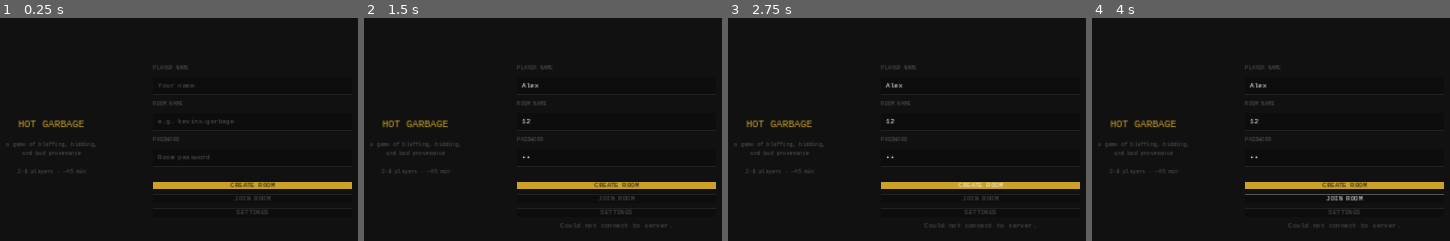
Above: before the commit, frames 1-4 (left to right).
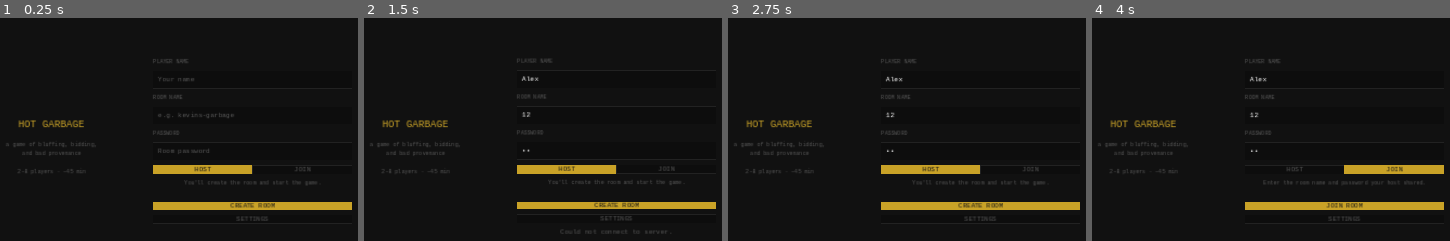
Above: after the commit, the same moments.

Repository: kevinBlum/hot-garbage
Game: Godot game, scene res://src/scenes/main_menu.tscn
Same seed, same stepped clock (60 frames per second), same inputs: the game is played once before the commit and once after it.
Inputs (mouse positions are in pixels of both pictures, inside the frame that each line leads up to):
- Up to frame 1 (0.25 s): no input
- Up to frame 2 (1.5 s): click (618, 84) at 0.52 s; type "Alex" at 0.6 s; click (618, 122) at 0.75 s; type "12" at 0.83 s; click (618, 158) at 0.98 s; type "12" at 1.07 s; click "CREATE ROOM" at 1.25 s
- Up to frame 3 (2.75 s): click (932, 169) at 2 s, where only the run after the commit has a clickable "HOST"
- Up to frame 4 (4 s): click (1346, 198) at 2.75 s, where only the run before the commit has a clickable "JOIN ROOM"; click (1392, 169) at 3.5 s, where only the run after the commit has a clickable "JOIN"

The runs differ from the first frame. In frame 1, 6.0% of the frame differs, in the area x 42-99%, y 18-92%; in frame 2, 5.6%; in frame 3, 5.7%; in frame 4, 6.1%, in the area x 42-99%, y 18-94%.

Commit message:
fix: one-packet-per-frame to survive deferred scene change; main menu HOST/JOIN mode toggle

Diff:
--- a/hot-garbage-godot/src/network/network_manager.gd
+++ b/hot-garbage-godot/src/network/network_manager.gd
@@ -34,7 +34,9 @@
 	var state := _ws.get_ready_state()
 	if state == WebSocketPeer.STATE_OPEN:
 		_process_pending()
-		while _ws.get_available_packet_count() > 0:
+		# One packet per frame so deferred scene changes (advance_scene) complete
+		# before subsequent messages (auctioneer_reveal, start_pitch) are dispatched.
+		if _ws.get_available_packet_count() > 0:
 			var raw := _ws.get_packet().get_string_from_utf8()
 			var msg = JSON.parse_string(raw)
 			if msg is Dictionary:
--- a/hot-garbage-godot/src/scenes/main_menu.gd
+++ b/hot-garbage-godot/src/scenes/main_menu.gd
@@ -6,6 +6,11 @@
 var _room_field: LineEdit
 var _password_field: LineEdit
 var _status_label: Label
+var _hint_label: Label
+var _action_btn: Button
+var _host_tab: Button
+var _join_tab: Button
+var _mode: String = "host"  # "host" or "join"
 var _dialog_open: bool = false
 
 func _ready() -> void:
@@ -90,21 +95,39 @@
 	_UITheme.style_line_edit(_password_field)
 	right.add_child(_password_field)
 
+	# Host / Join tab row
+	var tab_row := HBoxContainer.new()
+	tab_row.add_theme_constant_override("separation", 0)
+	right.add_child(tab_row)
+
+	_host_tab = Button.new()
+	_host_tab.text = "HOST"
+	_host_tab.size_flags_horizontal = Control.SIZE_EXPAND_FILL
+	_host_tab.pressed.connect(_set_mode.bind("host"))
+	_UITheme.style_button(_host_tab)
+	tab_row.add_child(_host_tab)
+
+	_join_tab = Button.new()
+	_join_tab.text = "JOIN"
+	_join_tab.size_flags_horizontal = Control.SIZE_EXPAND_FILL
+	_join_tab.pressed.connect(_set_mode.bind("join"))
+	_UITheme.style_ghost_button(_join_tab)
+	tab_row.add_child(_join_tab)
+
+	_hint_label = Label.new()
+	_hint_label.horizontal_alignment = HORIZONTAL_ALIGNMENT_CENTER
+	_hint_label.autowrap_mode = TextServer.AUTOWRAP_WORD_SMART
+	_UITheme.style_label(_hint_label, _UITheme.FS_LABEL, _UITheme.DIM)
+	right.add_child(_hint_label)
+
 	var spacer := Control.new()
 	spacer.custom_minimum_size = Vector2(0, _UITheme.GAP)
 	right.add_child(spacer)
 
-	var create_btn := Button.new()
-	create_btn.text = "CREATE ROOM"
-	create_btn.pressed.connect(_on_create_pressed)
-	_UITheme.style_button(create_btn)
-	right.add_child(create_btn)
-
-	var join_btn := Button.new()
-	join_btn.text = "JOIN ROOM"
-	join_btn.pressed.connect(_on_join_pressed)
-	_UITheme.style_ghost_button(join_btn)
-	right.add_child(join_btn)
+	_action_btn = Button.new()
+	_action_btn.pressed.connect(_on_action_pressed)
+	_UITheme.style_button(_action_btn)
+	right.add_child(_action_btn)
 
 	var settings_btn := Button.new()
 	settings_btn.text = "SETTINGS"
@@ -116,6 +139,8 @@
 	_status_label.horizontal_alignment = HORIZONTAL_ALIGNMENT_CENTER
 	_UITheme.style_label(_status_label, _UITheme.FS_BODY, _UITheme.DIM)
 	right.add_child(_status_label)
+
+	_set_mode("host")
 
 func _validate() -> bool:
 	if _name_field.text.strip_edges().is_empty():
@@ -126,27 +151,38 @@
 		return false
 	return true
 
-func _on_create_pressed() -> void:
+func _set_mode(m: String) -> void:
+	_mode = m
+	if m == "host":
+		_UITheme.style_button(_host_tab)
+		_UITheme.style_ghost_button(_join_tab)
+		_hint_label.text = "You'll create the room and start the game."
+		_action_btn.text = "CREATE ROOM"
+	else:
+		_UITheme.style_ghost_button(_host_tab)
+		_UITheme.style_button(_join_tab)
+		_hint_label.text = "Enter the room name and password your host shared."
+		_action_btn.text = "JOIN ROOM"
+	_status_label.text = ""
+
+func _on_action_pressed() -> void:
 	AudioManager.play_ui()
 	if not _validate():
 		return
-	_status_label.text = "Creating room..."
-	NetworkManager.create_room(
-		_room_field.text.strip_edges(),
-		_password_field.text,
-		_name_field.text.strip_edges()
-	)
-
-func _on_join_pressed() -> void:
-	AudioManager.play_ui()
-	if not _validate():
-		return
-	_status_label.text = "Joining room..."
-	NetworkManager.join_room(
-		_room_field.text.strip_edges(),
-		_password_field.text,
-		_name_field.text.strip_edges()
-	)
+	if _mode == "host":
+		_status_label.text = "Creating room..."
+		NetworkManager.create_room(
+			_room_field.text.strip_edges(),
+			_password_field.text,
+			_name_field.text.strip_edges()
+		)
+	else:
+		_status_label.text = "Joining room..."
+		NetworkManager.join_room(
+			_room_field.text.strip_edges(),
+			_password_field.text,
+			_name_field.text.strip_edges()
+		)
 
 func _on_room_joined(_room_name: String, _is_host: bool) -> void:
 	get_tree().change_scene_to_file("res://src/scenes/lobby.tscn")
